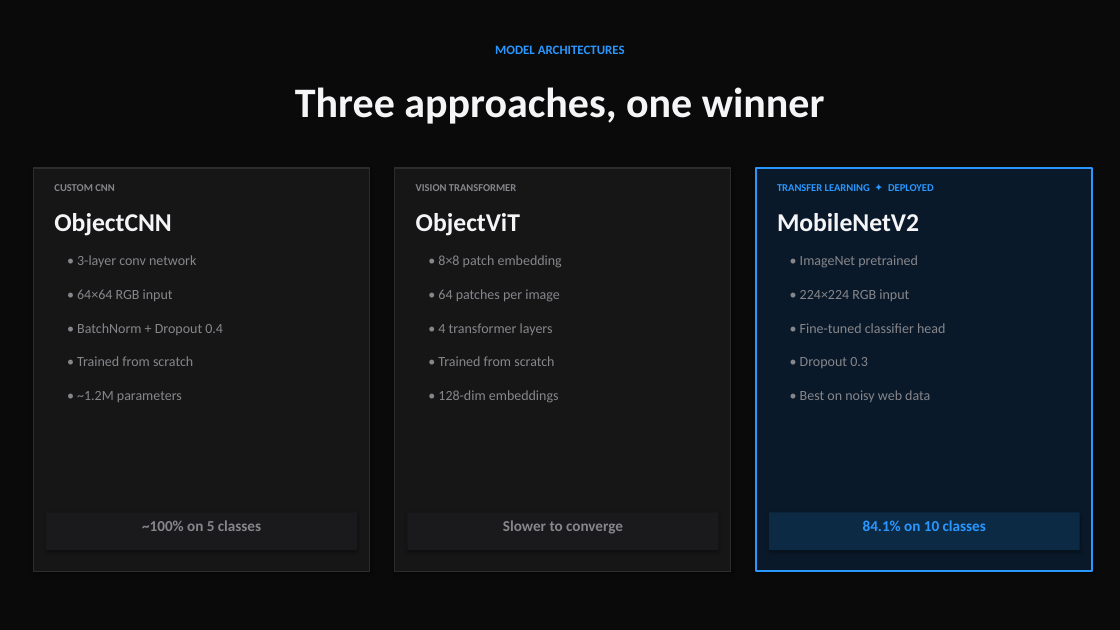
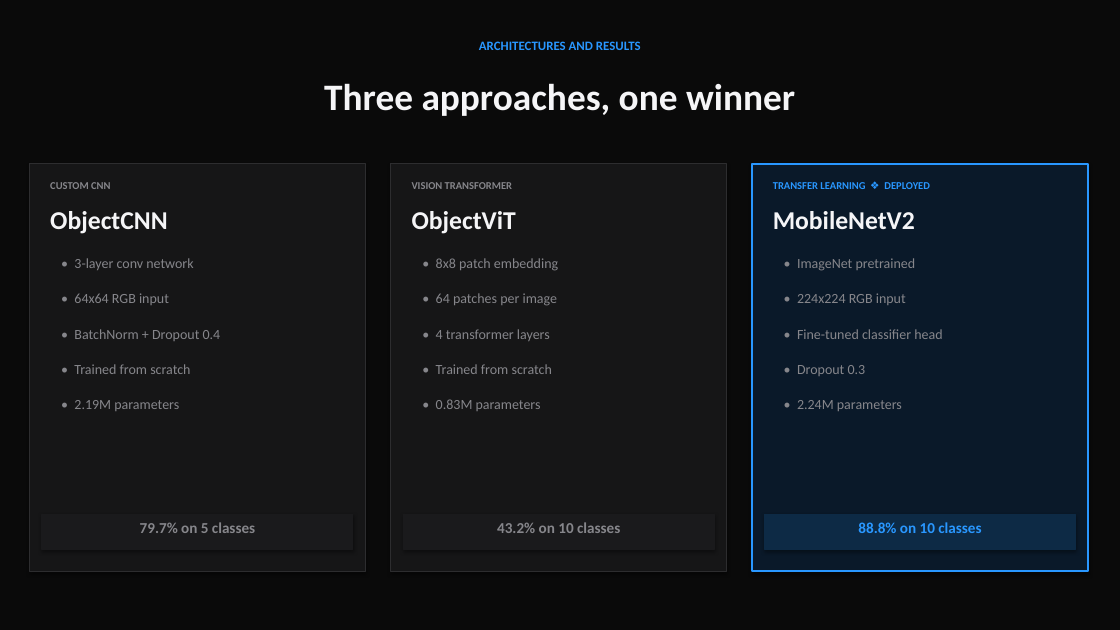
Before and after one commit to sangdelmenon/CS5330_Final_Project, a slide deck: slide 4 of presentation/presentation.pptx (slide 5 before the commit). Drawn at 1120x630 pixels with LibreOffice and Linux fonts; fonts in the diff are those of the drawing. Boxes give left, top, right and bottom in pixels: in the first picture for what was removed or moved away, otherwise in the second. Text is boxed around its words. In the diff, an @@ line names an element or a change of style, - is before the commit and + after.

```diff
--- a/presentation/presentation.pptx
+++ b/presentation/presentation.pptx
@@ text at (479, 41, 641, 50): text changed @@
-MODEL ARCHITECTURES
+ARCHITECTURES AND RESULTS
@@ text "Three approaches, one winner" at (324, 83, 795, 116): size 36 to 32 pt @@
@@ rectangle: place and size @@
-rectangle at (34, 168, 370, 571)
+rectangle at (29, 164, 365, 571)
@@ rectangle: place and size @@
-rectangle at (395, 168, 731, 571)
+rectangle at (391, 164, 727, 571)
@@ rectangle: place and size @@
-rectangle at (756, 168, 1092, 571)
+rectangle at (752, 164, 1088, 571)
@@ rectangle at (752, 164, 1088, 571): outline #2997FF 1.5 pt to #2997FF 2 pt @@
@@ text "ObjectCNN": place and size @@
-text "ObjectCNN" at (54, 213, 171, 236)
+text "ObjectCNN" at (50, 211, 167, 234)
@@ text "ObjectViT": place and size @@
-text "ObjectViT" at (416, 213, 520, 236)
+text "ObjectViT" at (412, 211, 516, 234)
@@ text "MobileNetV2": place and size @@
-text "MobileNetV2" at (777, 213, 919, 231)
+text "MobileNetV2" at (773, 211, 915, 229)
@@ text at (773, 182, 930, 189): text changed @@
-TRANSFER LEARNING ✦ DEPLOYED
+TRANSFER LEARNING ❖ DEPLOYED
@@ text at (436, 258, 558, 271): text changed @@
-• 8×8 patch embedding
+• 8x8 patch embedding
@@ text at (74, 293, 169, 305): text changed @@
-• 64×64 RGB input
+• 64x64 RGB input
@@ text at (797, 293, 906, 305): text changed @@
-• 224×224 RGB input
+• 224x224 RGB input
@@ 7 texts: place and size @@
-7 texts at (77, 289, 945, 368)
+7 texts at (74, 293, 942, 376)
@@ text at (74, 400, 179, 411): text changed @@
-• ~1.2M parameters
+• 2.19M parameters
@@ text added at (436, 399, 541, 411), 12 pt, text #86868B @@
+• 0.83M parameters
@@ text removed at (438, 390, 559, 403) @@
-• 128-dim embeddings
@@ text added at (797, 400, 902, 411), 12 pt, text #86868B @@
+• 2.24M parameters
@@ text removed at (800, 390, 930, 402) @@
-• Best on noisy web data
@@ rectangle at (42, 514, 353, 549): outline none to #1A1A1C 1 pt @@
@@ text at (140, 522, 255, 533): text changed @@
-~100% on 5 classes
+79.7% on 5 classes
@@ 3 rectangles, 2 texts: place and size @@
-3 rectangles, 2 texts at (46, 184, 1080, 550)
+3 rectangles, 2 texts at (42, 182, 1075, 549)
@@ rectangle at (403, 514, 714, 549): outline none to #1A1A1C 1 pt @@
@@ text at (497, 522, 620, 533): text changed @@
-Slower to converge
+43.2% on 10 classes
@@ rectangle at (765, 514, 1075, 549): outline none to #0D2A45 1 pt @@
@@ text at (858, 522, 981, 533): text changed @@
-84.1% on 10 classes
+88.8% on 10 classes
```
Also in this commit, not shown: 2 other slides changed, 4 slides added, 7 slides removed, 6 other files.
